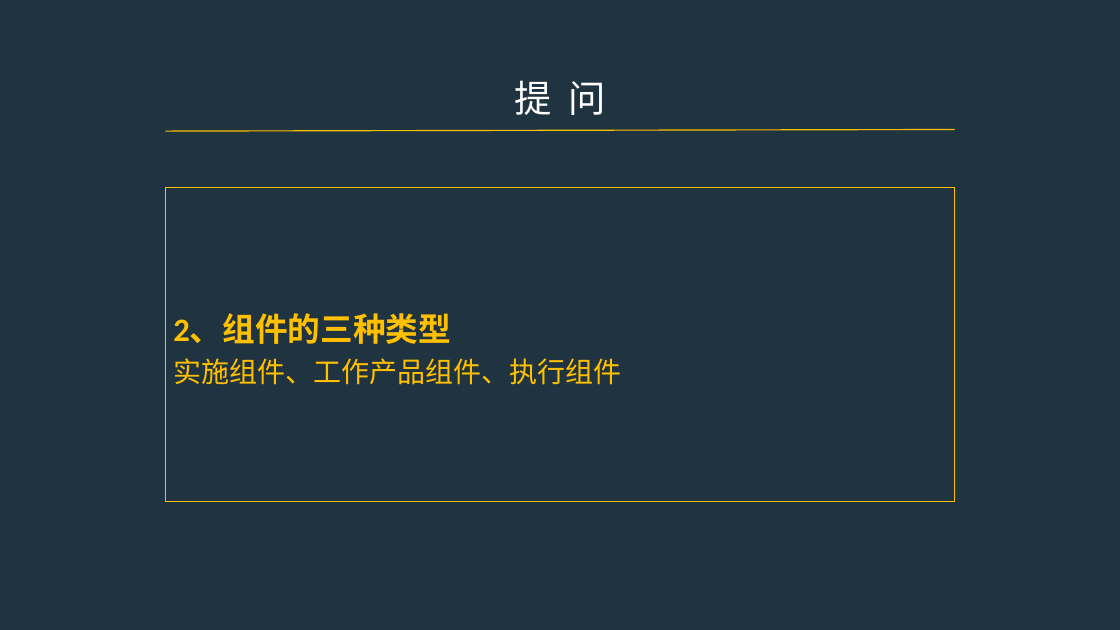
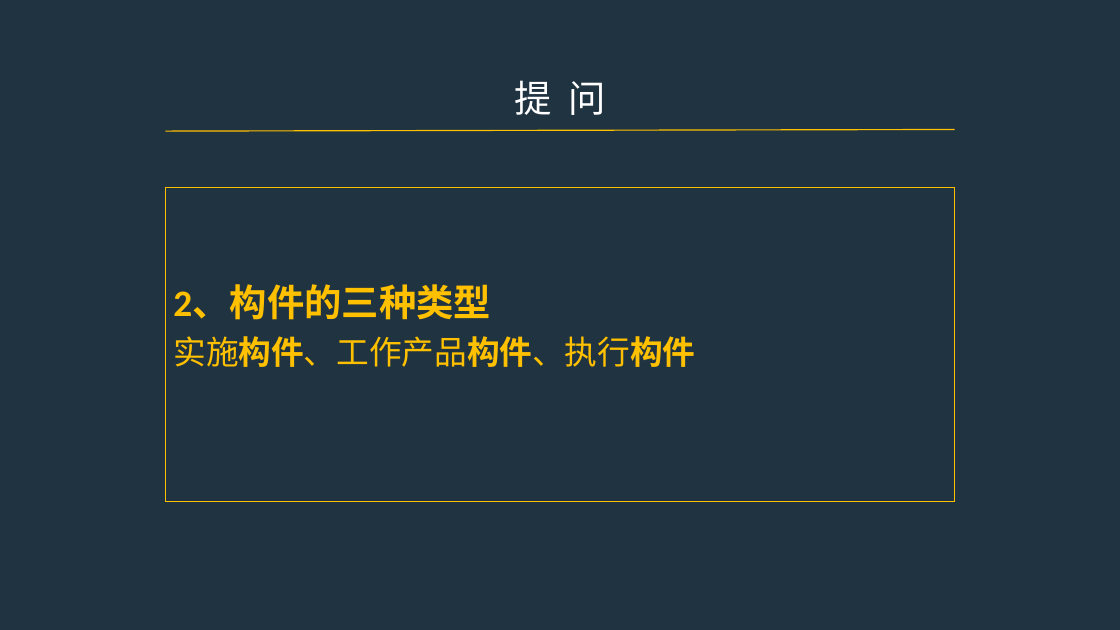
Before and after one commit to PRD2017-G07/G07-teamwork, a slide deck: slide 33 of 0PPT/UML图2.pptx (slide 16 before the commit). Drawn at 1120x630 pixels with LibreOffice and Linux fonts; fonts in the diff are those of the drawing. Boxes give left, top, right and bottom in pixels: in the first picture for what was removed or moved away, otherwise in the second. Text is boxed around its words. In the diff, an @@ line names an element or a change of style, - is before the commit and + after.

```diff
--- a/0PPT/UML图2.pptx
+++ b/0PPT/UML图2.pptx
@@ text in rectangle at bbox=[173, 285, 695, 367]: text changed; size 24 to 28 pt; bold on @@
-2、组件的三种类型
-实施组件、工作产品组件、执行组件
+2、构件的三种类型
+实施构件、工作产品构件、执行构件
```
Also in this commit, not shown: 8 other slides changed, 19 slides added.
